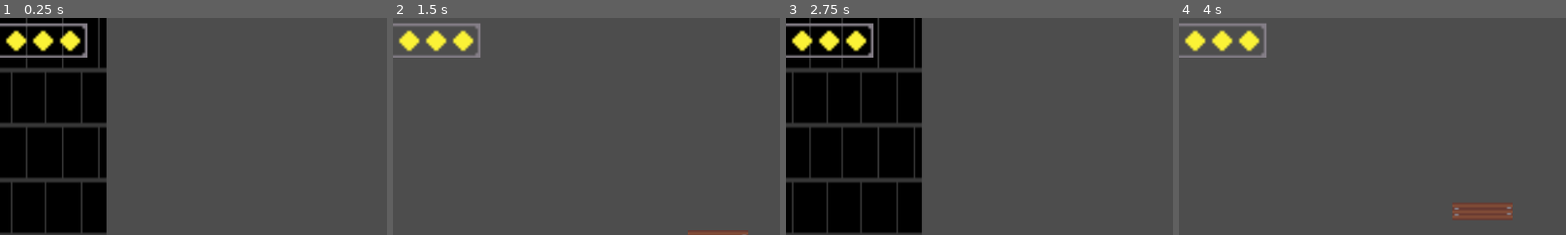
Above: before the commit, frames 1-4 (left to right).
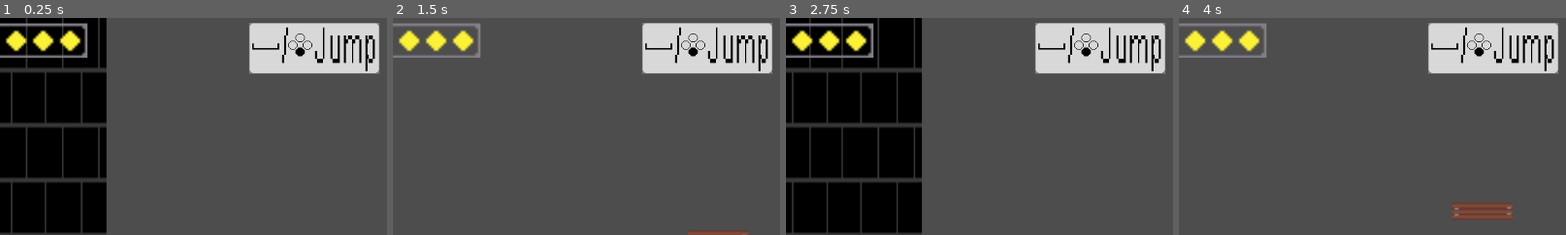
Above: after the commit, the same moments.

Repository: Jacob-Hawksley/Blade-Of-Light
Game: Godot game, scene res://node_2d.tscn
The game is run twice, just before and just after one commit, with the same random seed, the same clock (stepped at 60 frames per second) and the same inputs.
Inputs:
- Up to frame 1 (0.25 s): no input
- Up to frame 2 (1.5 s): tap Enter (ui_accept) at 0.5, 0.77 s; hold Right (ui_right) from 0.53 s (still down)
- Up to frame 3 (2.75 s): tap Enter (ui_accept) at 1.52 s; release Right (ui_right) at 2.03 s; hold Left (ui_left) from 2.03 s (still down)
- Up to frame 4 (4 s): tap Enter (ui_accept) at 2.75, 3.02, 3.77 s; release Left (ui_left) at 2.78 s; hold Right (ui_right) from 2.78 s (still down)
The pictures show only the part of the screen within x 8-58%, y 0-50%; the shares and areas given below are measured in that part.

The runs differ from the first frame. In frame 1, 7.8% of the frame differs, in the area x 64-98%, y 2-26%; in frame 2, 7.8%; in frame 3, 7.8%; in frame 4, 7.8%.

Commit message:
Added a tutorial

Diff:
--- /dev/null
+++ b/hints.gd
@@ -0,0 +1,16 @@
+extends AnimatedSprite2D
+
+
+# Called when the node enters the scene tree for the first time.
+func _ready() -> void:
+	play('none')
+	play('jump')
+	await get_tree().create_timer(8).timeout
+	play('attack')
+	await get_tree().create_timer(8).timeout
+	play('none')
+
+
+# Called every frame. 'delta' is the elapsed time since the previous frame.
+func _process(delta: float) -> void:
+	pass
--- a/node_2d.tscn
+++ b/node_2d.tscn
@@ -29,10 +29,14 @@
 [ext_resource type="Script" path="res://rslash.gd" id="18_2nhjh"]
 [ext_resource type="Script" path="res://lslash.gd" id="19_bjha6"]
 [ext_resource type="Texture2D" uid="uid://y10m8ynmps5j" path="res://Raven-spin1.png" id="21_2u7jv"]
+[ext_resource type="Texture2D" uid="uid://cueanrstrnrgj" path="res://Attackhint.png" id="21_igpbv"]
 [ext_resource type="Texture2D" uid="uid://c52pw28qq887c" path="res://Raven-spin2.png" id="22_24dk6"]
+[ext_resource type="Texture2D" uid="uid://ddsg85i54ic7i" path="res://Jumphint.png" id="22_vsus8"]
+[ext_resource type="Texture2D" uid="uid://bk18txpcgjgpo" path="res://blank.png" id="23_5xluj"]
 [ext_resource type="Texture2D" uid="uid://dkfo1dlrsyour" path="res://Raven-spin3.png" id="23_mryly"]
 [ext_resource type="Script" path="res://area_2d.gd" id="24_bjha6"]
 [ext_resource type="Script" path="res://animated_sprite_2d2.gd" id="24_kq1c5"]
+[ext_resource type="Script" path="res://hints.gd" id="24_ylitj"]
 [ext_resource type="Texture2D" uid="uid://dxxds50ngf1hm" path="res://raven-down.png" id="25_6ip5v"]
 [ext_resource type="Script" path="res://hp.gd" id="25_gt76g"]
 [ext_resource type="Texture2D" uid="uid://b2eaofidshfqj" path="res://Enemies/Raven-jump.png" id="26_3rgeb"]
@@ -167,6 +171,33 @@
 "speed": 5.0
 }]
 
+[sub_resource type="SpriteFrames" id="SpriteFrames_cdndp"]
+animations = [{
+"frames": [{
+"duration": 1.0,
+"texture": ExtResource("21_igpbv")
+}],
+"loop": true,
+"name": &"attack",
+"speed": 5.0
+}, {
+"frames": [{
+"duration": 1.0,
+"texture": ExtResource("22_vsus8")
+}],
+"loop": true,
+"name": &"jump",
+"speed": 5.0
+}, {
+"frames": [{
+"duration": 1.0,
+"texture": ExtResource("23_5xluj")
+}],
+"loop": true,
+"name": &"none",
+"speed": 5.0
+}]
+
 [sub_resource type="CapsuleShape2D" id="CapsuleShape2D_gt76g"]
 radius = 23.0
 height = 70.0
@@ -333,6 +364,12 @@
 sprite_frames = SubResource("SpriteFrames_4taom")
 animation = &"5"
 autoplay = "5"
+
+[node name="Hints" type="AnimatedSprite2D" parent="Player/Camera2D"]
+position = Vector2(-18, -279)
+sprite_frames = SubResource("SpriteFrames_cdndp")
+animation = &"none"
+script = ExtResource("24_ylitj")
 
 [node name="Area2D" type="Area2D" parent="Player"]
 collision_layer = 2
Binary file added: Attackhint.png
Not shown, added: Attackhint.png.import
Binary file added: Blankhint.png
Not shown, added: Blankhint.png.import
Binary file added: Jumphint.png
Not shown, added: Jumphint.png.import
Binary file added: blank.png
Not shown, added: blank.png.import
Not shown: 1 places in node_2d.tscn that only renumber resources
